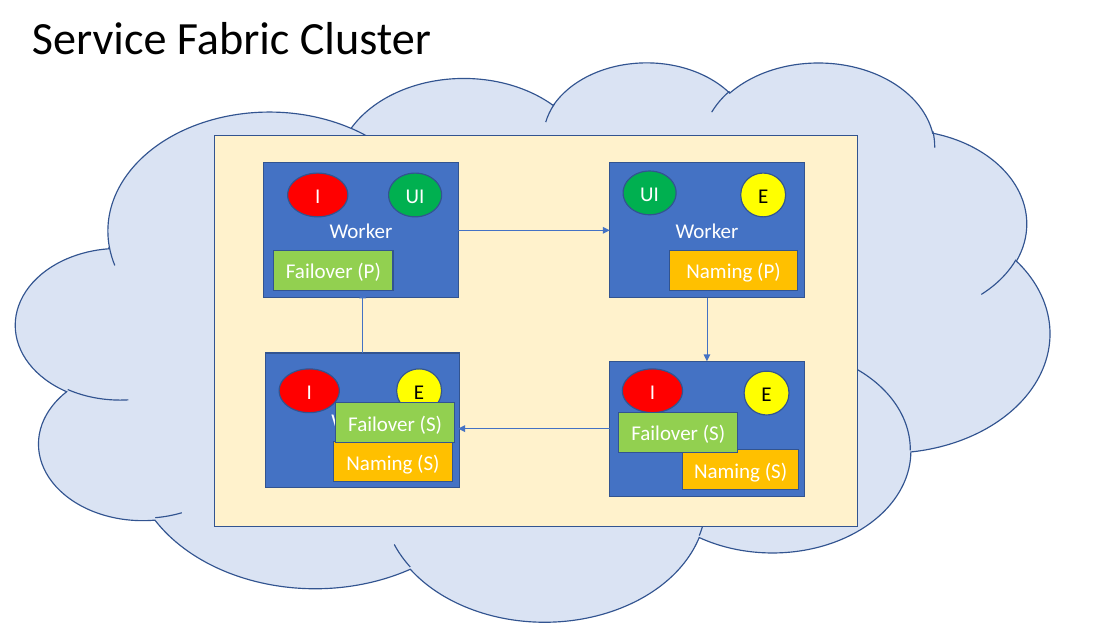
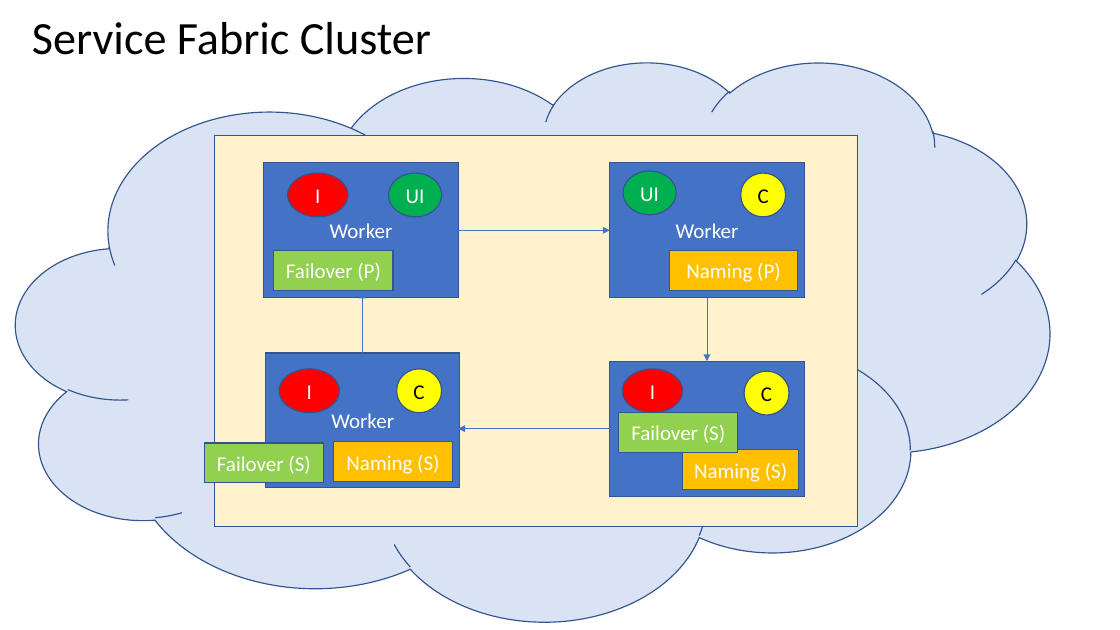
Before and after one commit to sonusathyadas/Microservices-Training-Materials, a slide deck: slide 11 of Presentations/Azure.pptx. Drawn at 1120x630 pixels with LibreOffice and Linux fonts; fonts in the diff are those of the drawing. Boxes give left, top, right and bottom in pixels: in the first picture for what was removed or moved away, otherwise in the second. Text is boxed around its words. In the diff, an @@ line names an element or a change of style, - is before the commit and + after.

```diff
--- a/Presentations/Azure.pptx
+++ b/Presentations/Azure.pptx
@@ text in ellipse at box(758, 189, 769, 203): text changed @@
-E
+C
@@ text in ellipse at box(413, 385, 424, 399): text changed @@
-E
+C
@@ text in ellipse at box(761, 387, 772, 401): text changed @@
-E
+C
@@ rectangle "Failover (S)": place and size @@
-rectangle "Failover (S)" at box(335, 403, 455, 443)
+rectangle "Failover (S)" at box(204, 443, 323, 482)
```
Also in this commit, not shown: 3 other slides changed, 1 other file.
